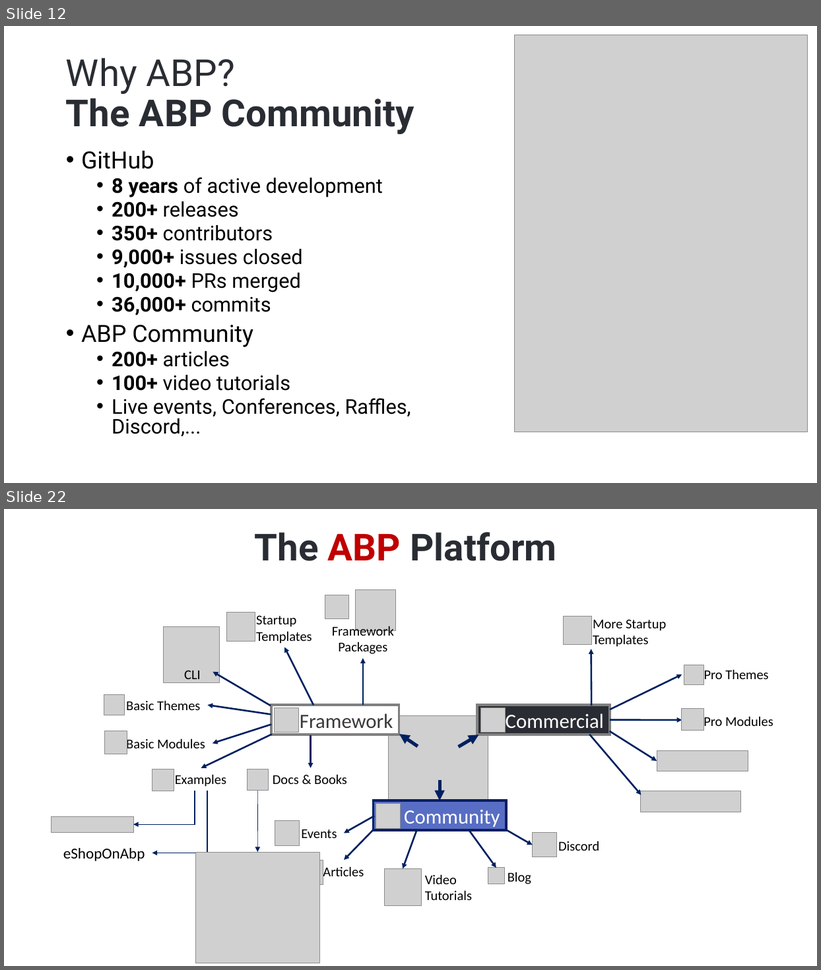
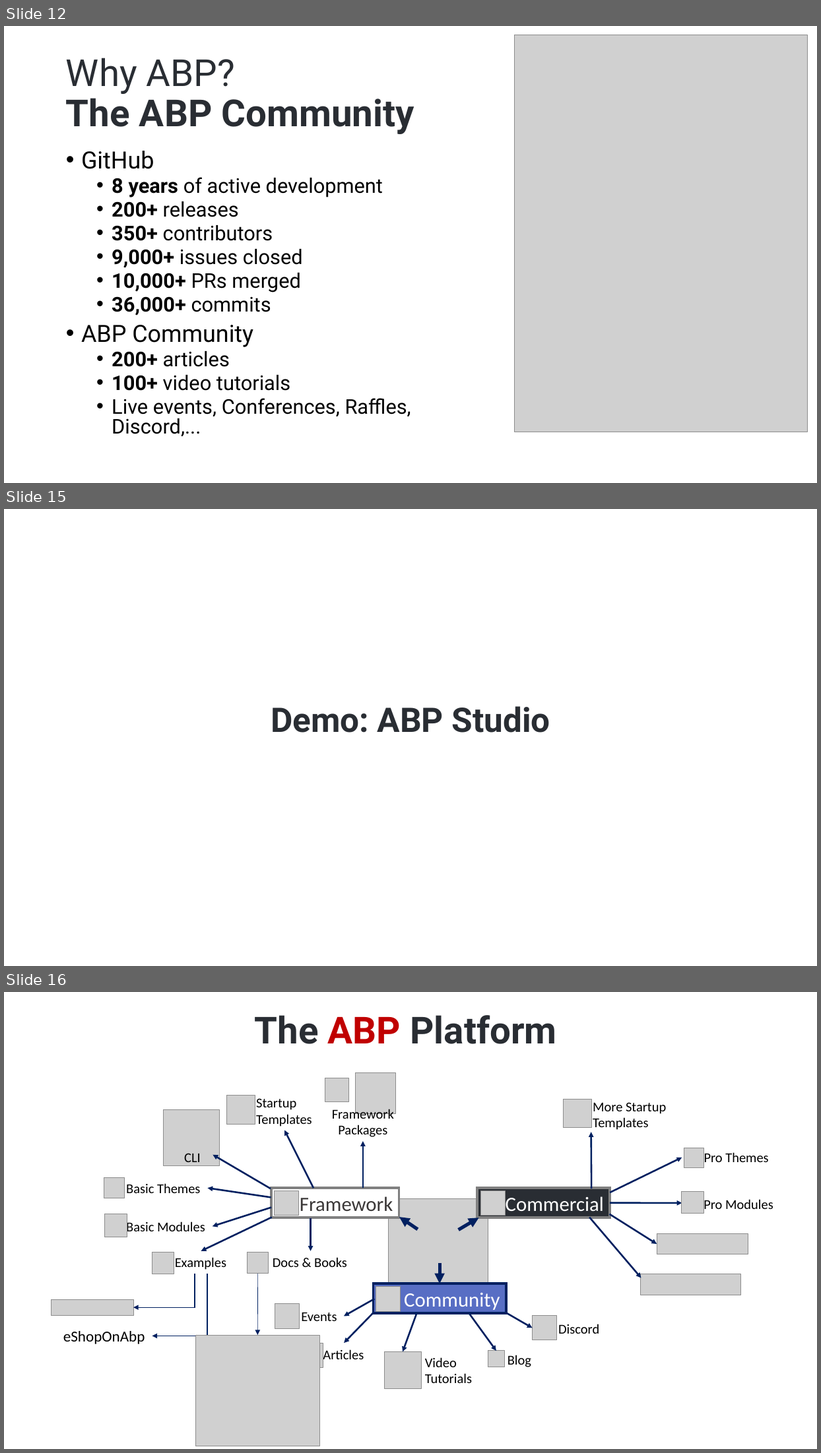
Before and after one commit to hikalkan/presentations, a slide deck: 2024-07-17 WeAreDevelopers Berlin/ABP.pptx. Shown one above the other, each under a label of ours: slides 12 and 22 before the commit, slides 12, 15 and 16 after it; the slides between them are not shown. The pictures are 821x970 and 821x1453 pixels, drawn with LibreOffice and Linux fonts; fonts in the diff are those of the drawing; grey boxes stand for pictures; background and template pictures are left out. Boxes give left, top, right and bottom in pixels: in the first picture for what was removed or moved away, otherwise in the second. Text is boxed around its words. In the diff, an @@ line names an element or a change of style, - is before the commit and + after.

```diff
--- a/2024-07-17 WeAreDevelopers Berlin/ABP.pptx
+++ b/2024-07-17 WeAreDevelopers Berlin/ABP.pptx
@@ slide 15 added at (x1=4, y1=509, x2=817, y2=966), background picture (left out) @@
@@ title added at (x1=271, y1=706, x2=550, y2=733), 40 pt, text #292D33, bold @@
+Demo: ABP Studio
@@ what was slide 22 is now slide 16 @@
```
Also in this commit, not shown: 2 slides changed, 2 other slides added, 7 slides removed.
